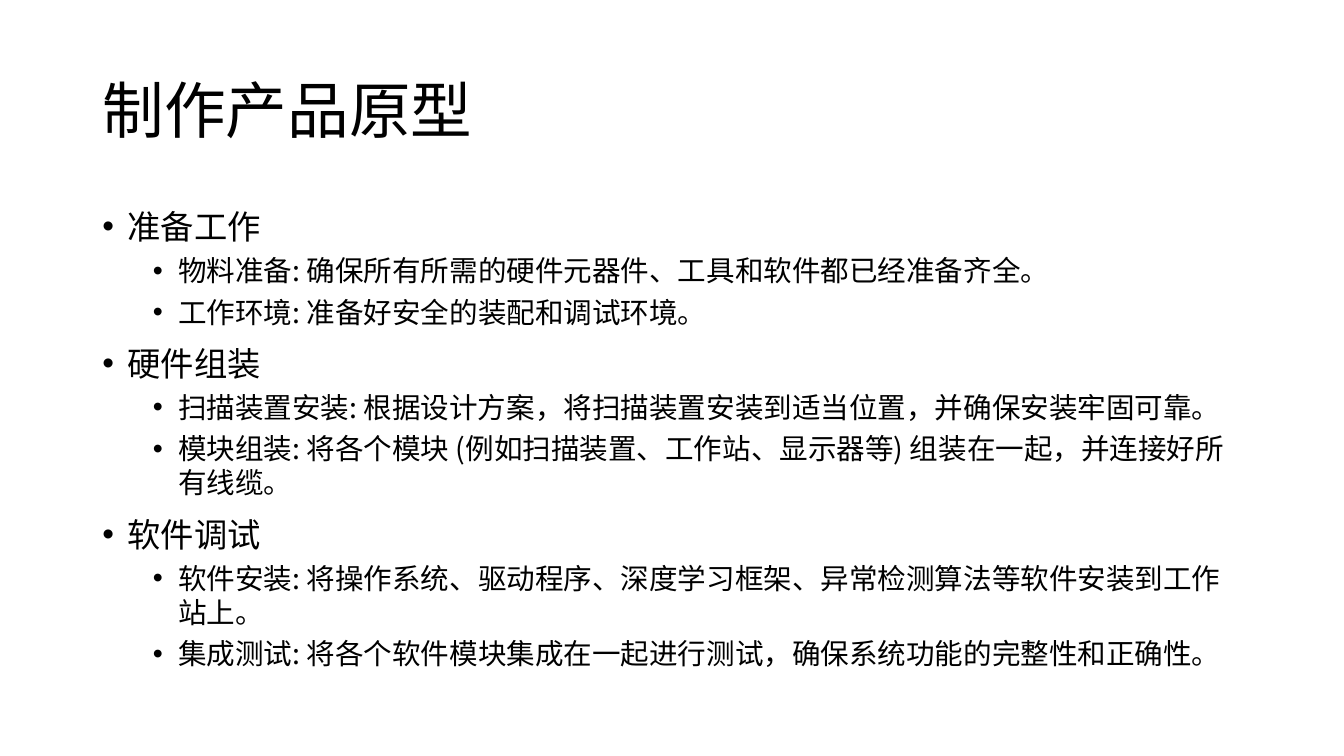
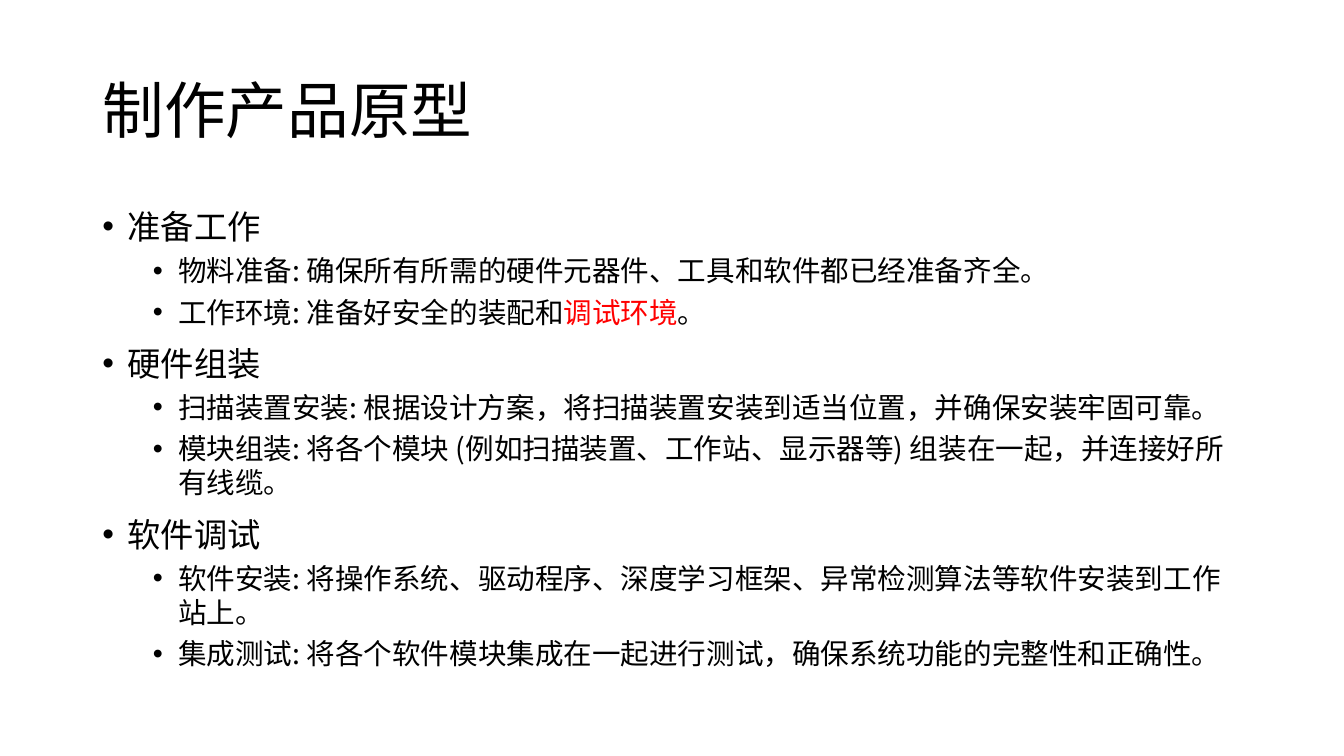
Before and after one commit to lizhenbang56/Papers, a slide deck: slide 31 of papers/车底检测/车底爆炸物检测装置产品立项报告.pptx. Drawn at 1344x756 pixels with LibreOffice and Linux fonts; fonts in the diff are those of the drawing. Boxes give left, top, right and bottom in pixels: in the first picture for what was removed or moved away, otherwise in the second. Text is boxed around its words. In the diff, an @@ line names an element or a change of style, - is before the commit and + after.

```diff
--- a/papers/车底检测/车底爆炸物检测装置产品立项报告.pptx
+++ b/papers/车底检测/车底爆炸物检测装置产品立项报告.pptx
@@ text at (178, 299, 707, 326): text colour #000000 to #FF0000 in "准备好安全的装配和调试环境。" @@
```
Also in this commit, not shown: 4 other slides changed, 1 slide removed, 17 other files.
